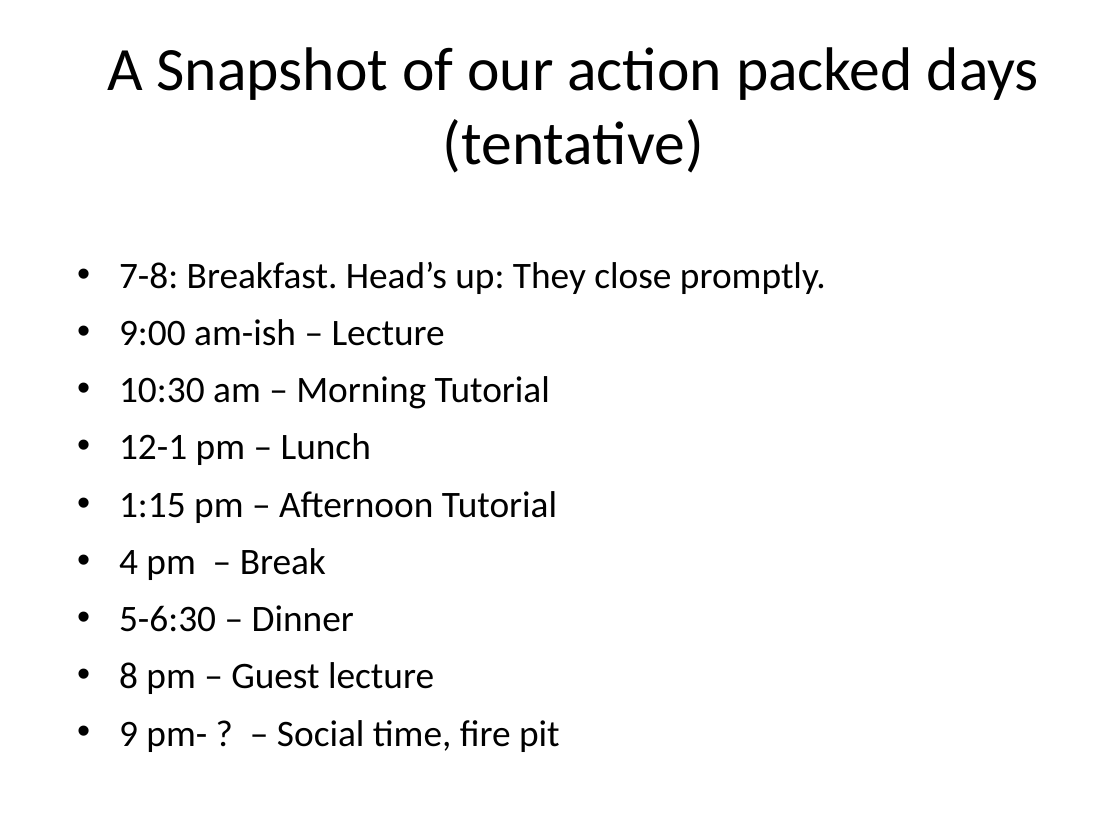
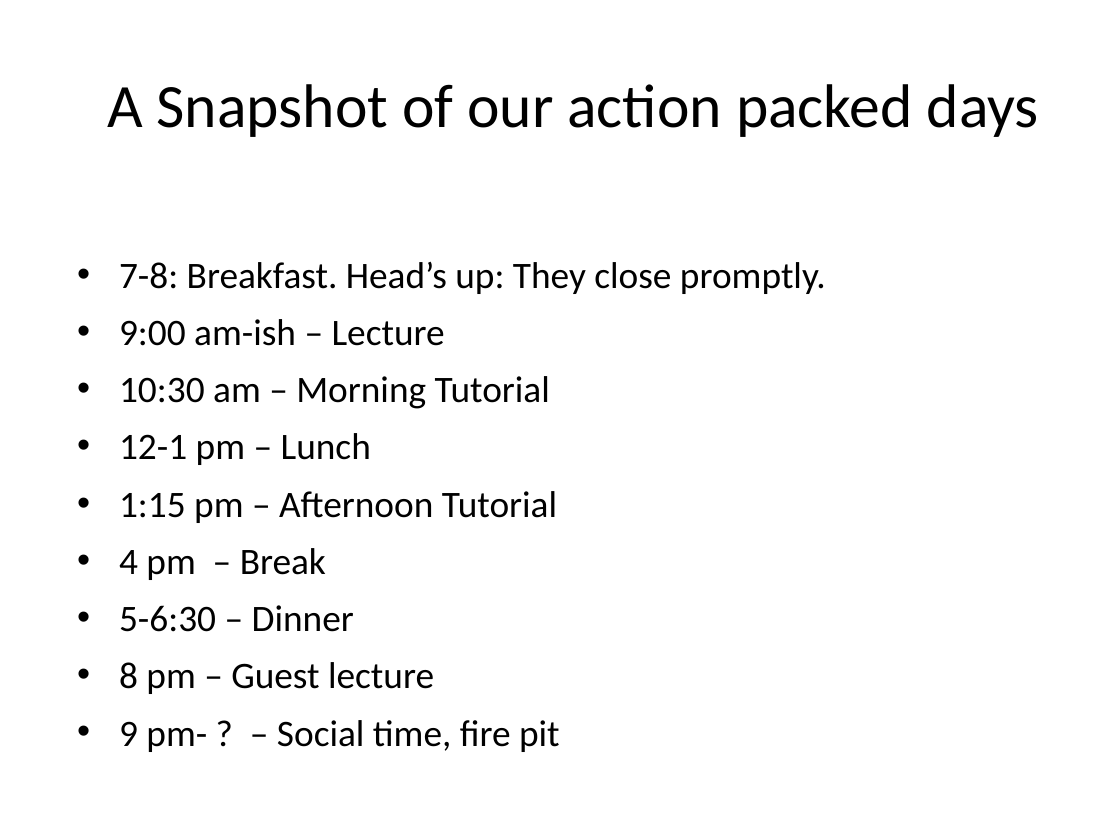
Before and after one commit to edamame-course/docs, a slide deck: slide 9 of extra/Presentations/2015-06-22-AM_Ashley_WelcomeLecture.pptx (slide 8 before the commit). Drawn at 1120x840 pixels with LibreOffice and Linux fonts; fonts in the diff are those of the drawing. Boxes give left, top, right and bottom in pixels: in the first picture for what was removed or moved away, otherwise in the second. Text is boxed around its words. In the diff, an @@ line names an element or a change of style, - is before the commit and + after.

```diff
--- a/extra/Presentations/2015-06-22-AM_Ashley_WelcomeLecture.pptx
+++ b/extra/Presentations/2015-06-22-AM_Ashley_WelcomeLecture.pptx
@@ title at (x1=107, y1=84, x2=1039, y2=137): text changed @@
-A Snapshot of our action packed days (tentative)
+A Snapshot of our action packed days
```
Also in this commit, not shown: 13 other slides changed, 3 slides added, 1 slide removed, 1 other file.
